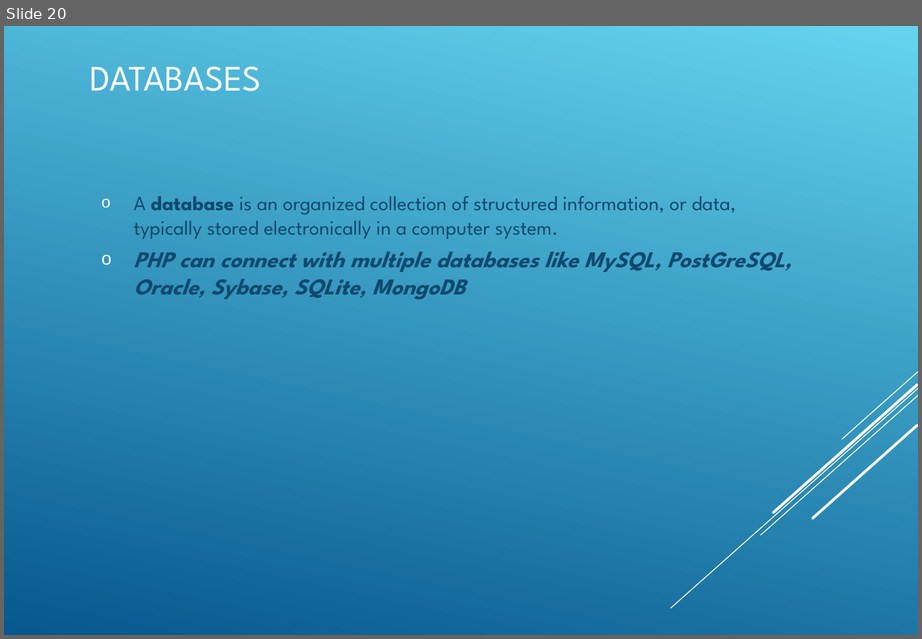
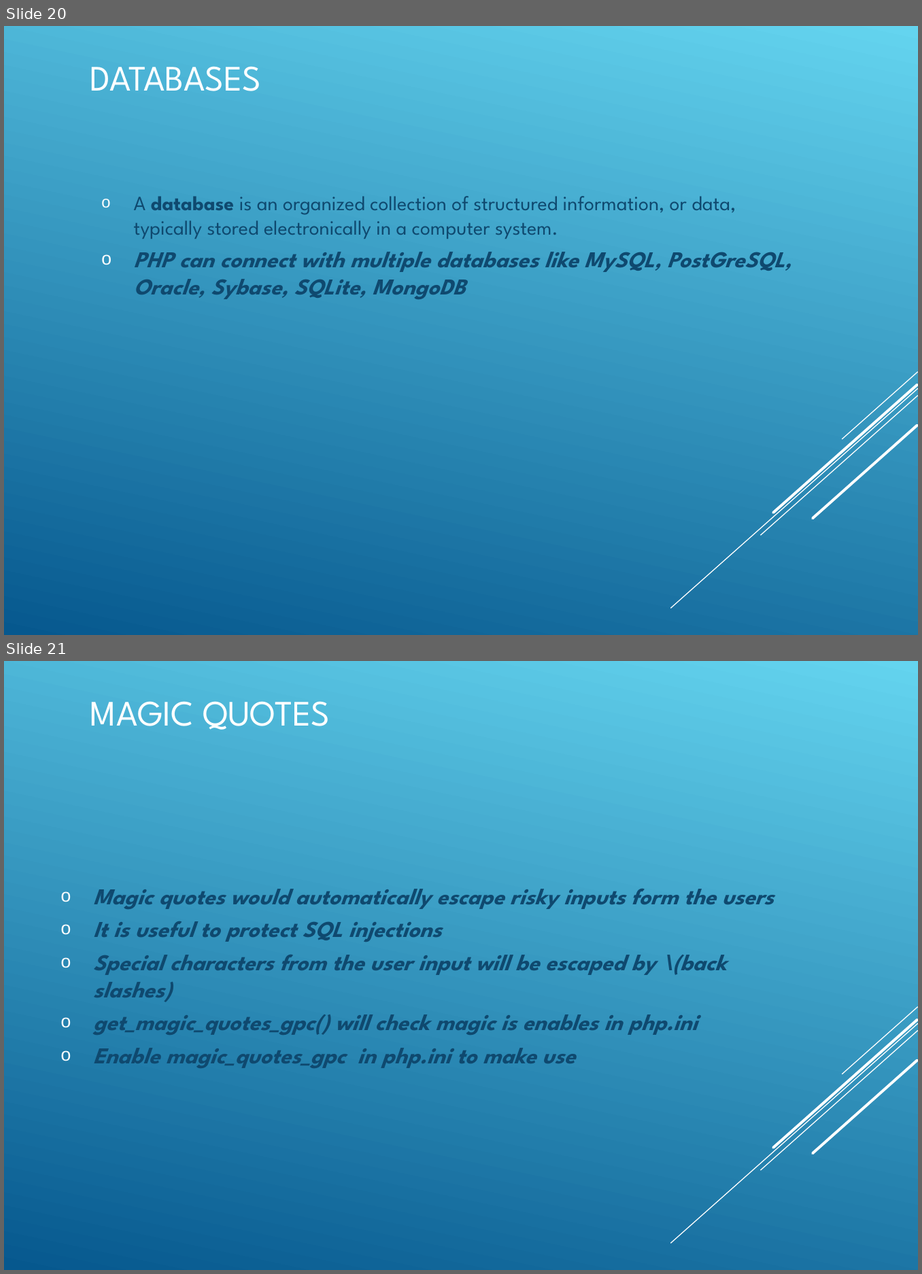
Before and after one commit to koushikgraj/PHP-Training, a slide deck: PHP-Presentation.ppt. Shown one above the other, each under a label of ours: slide 20 before the commit, slides 20 and 21 after it. The pictures are 922x639 and 922x1274 pixels, drawn with LibreOffice and Linux fonts; fonts in the diff are those of the drawing. Boxes give left, top, right and bottom in pixels: in the first picture for what was removed or moved away, otherwise in the second. Text is boxed around its words. In the diff, an @@ line names an element or a change of style, - is before the commit and + after.

Commit message:
13-May-2021 : Databases, error handling, exception handling & magic quotes

```diff
--- a/PHP-Presentation.ppt
+++ b/PHP-Presentation.ppt
@@ slide 21 added at <box>4,661,918,1270</box>, background gradient #64D4EF to #06588E; not listed: 5 template elements that a slide beside it also shows @@
@@ title added at <box>90,701,330,730</box>, 30 pt, text #FFFFFF @@
+MAGIC QUOTES
@@ subtitle added at <box>93,889,774,1068</box>, 19 pt, text #0F496F, bold, italic @@
+  o Magic quotes would automatically escape risky inputs form the users
+  o It is useful to protect SQL injections
+  o Special characters from the user input will be escaped by \(back slashes)
+  o get_magic_quotes_gpc() will check magic is enables in php.ini
+  o Enable magic_quotes_gpc in php.ini to make use
```
Also in this commit, not shown: 4 other slides added, 21 other files.
